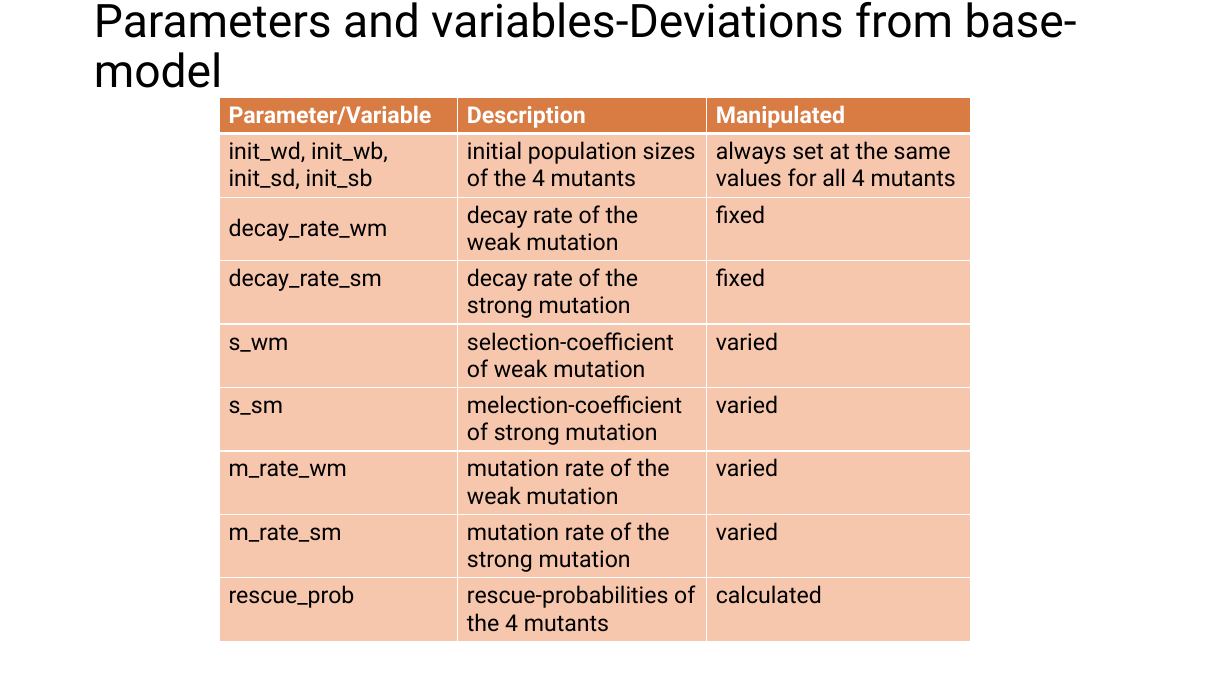
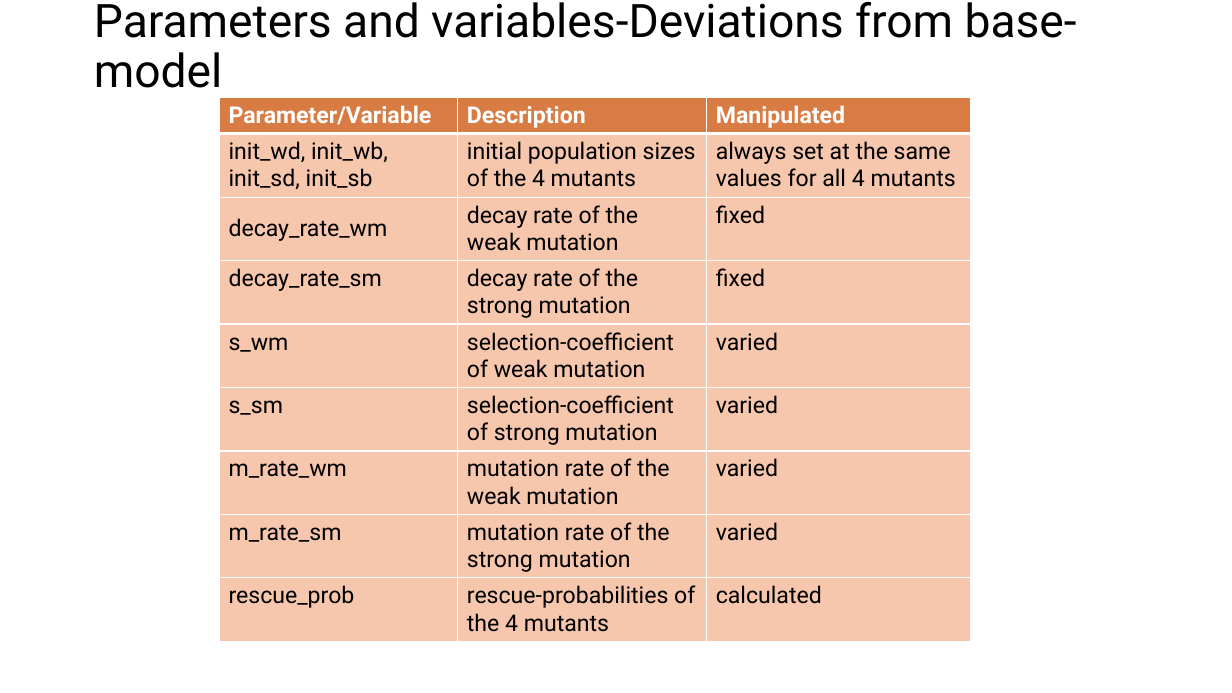
Before and after one commit to Julia-Eggenschwiler/THEEproject_Jaelle_Julia, a slide deck: slide 5 of THEE_project.pptx. Drawn at 1232x693 pixels with LibreOffice and Linux fonts; fonts in the diff are those of the drawing. Boxes give left, top, right and bottom in pixels: in the first picture for what was removed or moved away, otherwise in the second. Text is boxed around its words. In the diff, an @@ line names an element or a change of style, - is before the commit and + after.

Commit message:
update

```diff
--- a/THEE_project.pptx
+++ b/THEE_project.pptx
@@ table at bbox=[219, 97, 970, 652] @@
-row 6, column 2: melection-coefficient of strong mutation
+row 6, column 2: selection-coefficient of strong mutation
```
Also in this commit, not shown: 1 other slide changed, 1 slide added.
